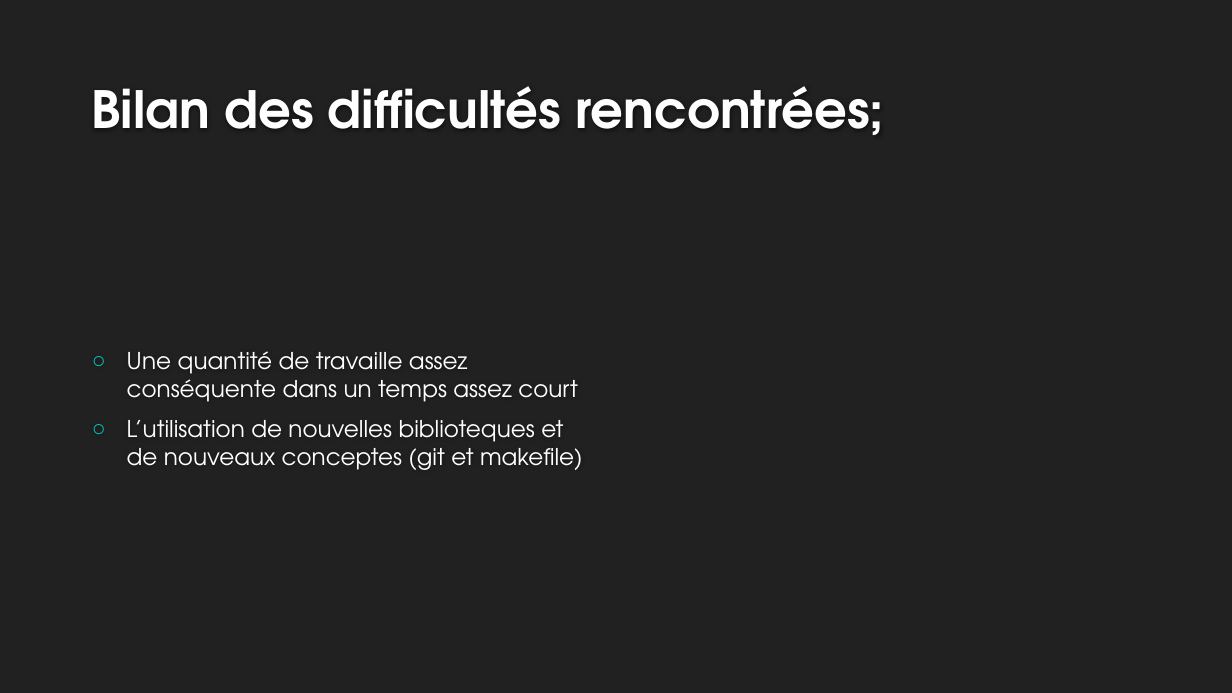
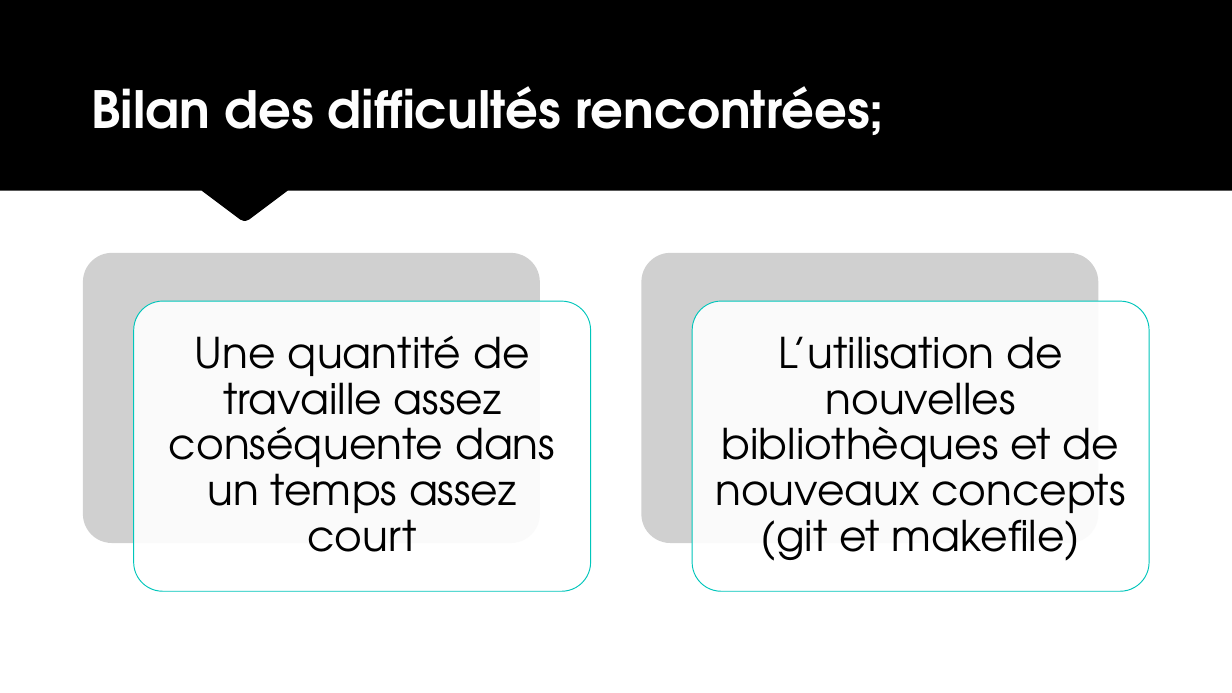
Before and after one commit to meethyrh/Projet2048v3, a slide deck: slide 14 of Soutenance.pptx. Drawn at 1232x693 pixels with LibreOffice and Linux fonts; fonts in the diff are those of the drawing; grey boxes stand for pictures; background and template pictures are left out. Boxes give left, top, right and bottom in pixels: in the first picture for what was removed or moved away, otherwise in the second. Text is boxed around its words. In the diff, an @@ line names an element or a change of style, - is before the commit and + after.

```diff
--- a/Soutenance.pptx
+++ b/Soutenance.pptx
@@ background #212121 to #FFFFFF @@
@@ freeform shape added at (0, 0, 1232, 221), fill #000000 @@
@@ text "Une quantité de travaille assez ...": place and size @@
-text "Une quantité de travaille assez ..." at (127, 351, 583, 470)
+text "Une quantité de travaille assez ..." at (169, 335, 555, 552)
@@ text "Une quantité de travaille assez ..." at (169, 335, 555, 552): size 18 to 33 pt, text colour #FFFFFF to #000000; alignment left to centre; bullet ○ to none; line spacing 1 to 0.9; more space between paragraphs @@
@@ group added at (83, 253, 1150, 592): 2 pictures, 2 rounded rectangles, 1 text @@
+L’utilisation de nouvelles bibliothèques et de nouveaux concepts (git et makefile)
@@ text at (127, 420, 583, 470): paragraph removed @@
-○ L’utilisation de nouvelles biblioteques et de nouveaux conceptes (git et makefile)
```
Also in this commit, not shown: 1 other slide changed, 7 other files.
